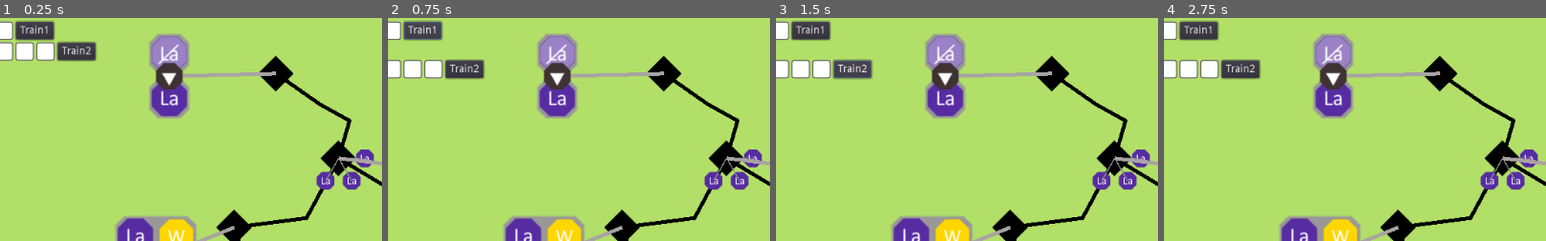
Above: before the commit, frames 1-4 (left to right).
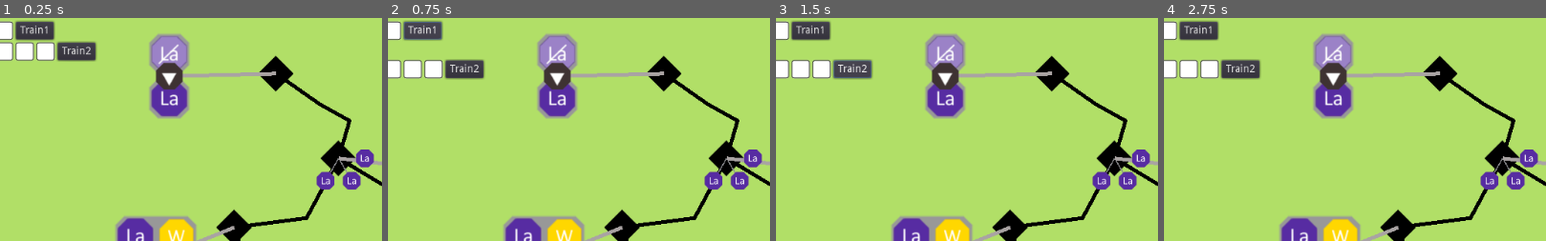
Above: after the commit, the same moments.

Repository: LeBoku/supply-chained
Game: Godot game, scene res://Game.tscn
Two runs of this game, one before a commit and one after it. Both use one fixed random seed, a clock stepped at 60 frames per second and the inputs below.
Inputs (mouse positions are % of the whole screen's width and height, from its top left):
- Up to frame 1 (0.25 s): no input
- Up to frame 2 (0.75 s): click "Train1" at 0.5 s
- Up to frame 3 (1.5 s): click "Train2" at 1.25 s
- Up to frame 4 (2.75 s): click (85, 4) at 2 s
The pictures show only the part of the screen within x 7-57%, y 0-50%; the shares and areas given below are measured in that part.

The runs differ from the first frame. In frame 1, 0.1% of the frame differs, in the area x 85-98%, y 62-74%; in frame 2, 0.1%; in frame 3, 0.1%; in frame 4, 0.1%.

Commit message:
fixed production with cargo nodes

Diff:
--- a/supply-chained/Game.tscn
+++ b/supply-chained/Game.tscn
@@ -11,6 +11,7 @@
 [ext_resource path="res://util/icons/play.png" type="Texture" id=9]
 [ext_resource path="res://util/icons/pause.png" type="Texture" id=10]
 [ext_resource path="res://interface/GameControls.gd" type="Script" id=11]
+[ext_resource path="res://carriers/Train.tscn" type="PackedScene" id=12]
 
 [sub_resource type="InputEventKey" id=1]
 scancode = 32
@@ -165,11 +166,7 @@
 [node name="Rail7" parent="Map" instance=ExtResource( 3 )]
 points = PoolVector2Array( 95.4242, 215.128, 113.333, 213.833, 121.833, 198.167 )
 
-[node name="Train1" type="Polygon2D" parent="."]
-z_index = 10
-antialiased = true
-polygon = PoolVector2Array( -6, -3, 5, -3, 7, 0, 5, 3, -6, 3 )
-script = ExtResource( 5 )
+[node name="Train1" parent="." instance=ExtResource( 12 )]
 stored_cargo = [ null, null, null ]
 
 [node name="Train2" type="Polygon2D" parent="."]
--- a/supply-chained/Production/Production.gd
+++ b/supply-chained/Production/Production.gd
@@ -47,7 +47,8 @@
 	is_producing = true
 
 	for r in requires:
-		storage.remove_type(r)
+		var removed = storage.remove_type(r)
+		removed.queue_free()
 
 	yield(get_tree().create_timer(time), "timeout")
 
--- a/supply-chained/cargo/CargoStorage.gd
+++ b/supply-chained/cargo/CargoStorage.gd
@@ -19,14 +19,17 @@
 	storage_updated()
 
 func remove_cargo(to_remove: Cargo):
-	remove_index(stored_cargo.find(to_remove))
+	return remove_index(stored_cargo.find(to_remove))
 
 func remove_type(type: String):
-	remove_index(find_unlocked(type))
+	return remove_index(find_unlocked(type))
 
 func remove_index(index: int):
+	var removed = stored_cargo[index]
 	stored_cargo[index] = null
 	storage_updated()
+
+	return removed
 
 func has(cargo_type: String):
 	return find_unlocked(cargo_type) != -1
@@ -49,17 +52,15 @@
 	return -1
 
 func exchange(cargo_type:String, to: CargoStorage):
-	var exchanged = false
 	if to.has_empty_space():
 		var index = find_unlocked(cargo_type)
 		if index != -1:
 			var c = stored_cargo[index] as Cargo
 			to.add(c)
 			remove_cargo(c)
+			return true
 
-		return true
-
-	return exchanged
+	return false
 
 func set_locked(index: int, locked: bool):
 	if locked:
--- a/supply-chained/cargo/cargo/Cargo.tscn
+++ b/supply-chained/cargo/cargo/Cargo.tscn
@@ -5,6 +5,7 @@
 
 [node name="Cargo" type="Node2D"]
 scale = Vector2( 0.1, 0.1 )
+z_index = 100
 script = ExtResource( 2 )
 
 [node name="Icon" type="Sprite" parent="."]
--- /dev/null
+++ b/supply-chained/carriers/Train.gd
@@ -0,0 +1,37 @@
+extends Carrier
+var wagons_ready = false
+
+func _ready():
+	._ready()
+	initialize_wagons()
+
+func initialize_wagons():
+	var first_wagon = $Wagon
+	for index in range(1, len(stored_cargo)):
+		var wagon = first_wagon.duplicate()
+		wagon.position.x = -2.5 + (index * -5.5)
+		add_child(wagon)
+	wagons_ready = true
+
+func _on_stored_cargo_changed():
+	if !wagons_ready: return
+
+	for index in len(stored_cargo):
+		var cargo = stored_cargo[index] as Cargo
+		var wagon = get_child(index)
+
+		if cargo != null:
+			if wagon.get_child_count() == 0:
+				wagon.add_child(_get_remote_transform())
+
+			var spot = wagon.get_child(0) as RemoteTransform2D
+			spot.remote_path = cargo.get_path()
+		else:
+			Util.remove_children(wagon)
+
+func _get_remote_transform():
+	var transform = RemoteTransform2D.new()
+	transform.update_scale = false
+	transform.update_rotation = false
+
+	return transform
--- /dev/null
+++ b/supply-chained/carriers/Train.tscn
@@ -0,0 +1,23 @@
+[gd_scene load_steps=2 format=2]
+
+[ext_resource path="res://carriers/Train.gd" type="Script" id=1]
+
+[node name="Lokomotive" type="Polygon2D"]
+z_index = 10
+antialiased = true
+polygon = PoolVector2Array( 0.5, -2.5, 5, -2.5, 7, 0, 5, 2.5, 0.5, 2.5 )
+script = ExtResource( 1 )
+
+[node name="Wagon" type="Polygon2D" parent="."]
+position = Vector2( -2.5, 0 )
+polygon = PoolVector2Array( 2.5, -2.5, 2.5, -0.5, 3, -0.5, 3, 0.5, 2.5, 0.5, 2.5, 2.5, -2.5, 2.5, -2.5, -2.5 )
+
+[node name="Wagon2" type="Polygon2D" parent="."]
+position = Vector2( -8, 0 )
+polygon = PoolVector2Array( 2.5, -2.5, 2.5, -0.5, 3, -0.5, 3, 0.5, 2.5, 0.5, 2.5, 2.5, -2.5, 2.5, -2.5, -2.5 )
+
+[node name="Wagon3" type="Polygon2D" parent="."]
+position = Vector2( -13.5, 0 )
+polygon = PoolVector2Array( 2.5, -2.5, 2.5, -0.5, 3, -0.5, 3, 0.5, 2.5, 0.5, 2.5, 2.5, -2.5, 2.5, -2.5, -2.5 )
+
+[connection signal="changed" from="." to="." method="_on_stored_cargo_changed"]
--- a/supply-chained/util/Util.gd
+++ b/supply-chained/util/Util.gd
@@ -9,7 +9,7 @@
 
 	return children
 
-static func remove_children(node: Node, exclude: Array):
+static func remove_children(node: Node, exclude: Array = []):
 	for child in node.get_children():
 		if not exclude.has(child):
 			node.remove_child(child)
Not shown: 1 places in supply-chained/Game.tscn that only renumber resources
